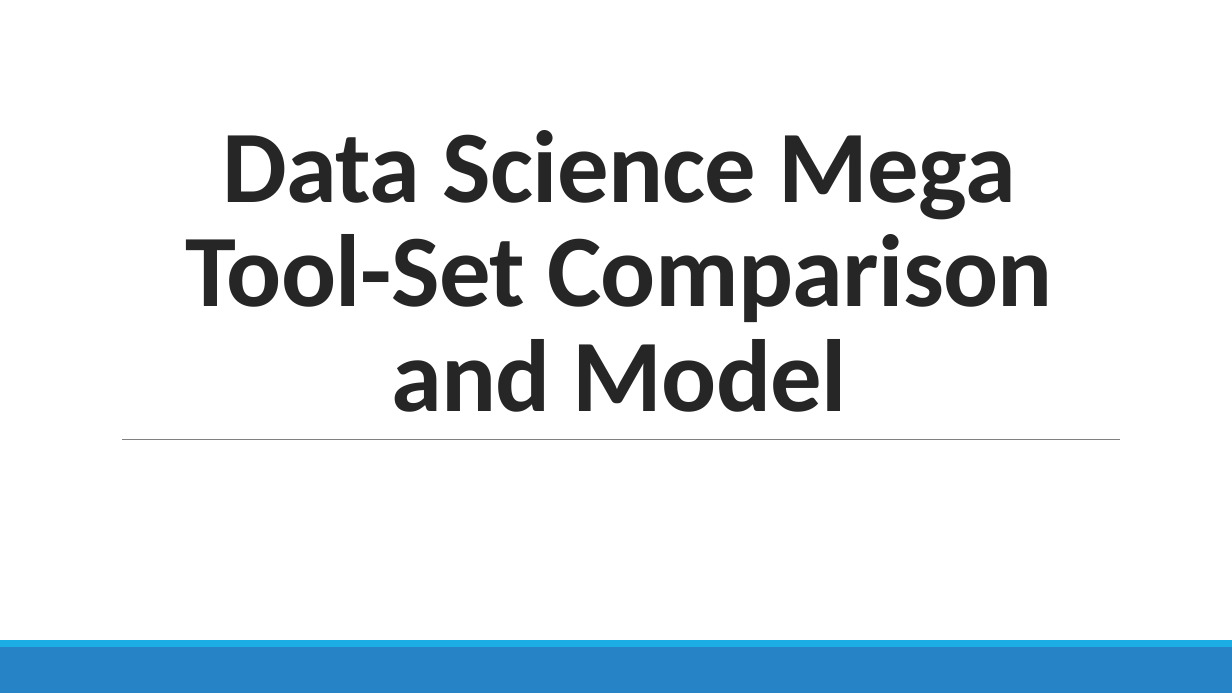
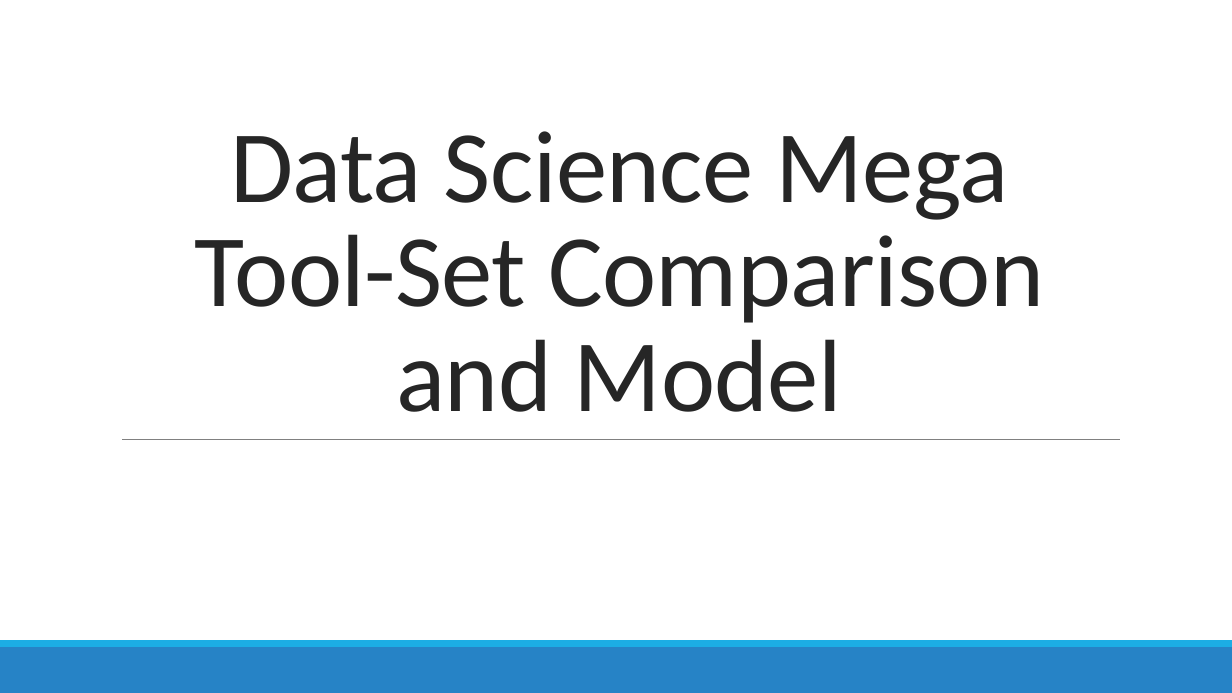
Before and after one commit to DistributedSystems-Fall2018-NEDUET/project-dist_sys, a slide deck: slide 1 of Project Interim Submission/Generic DS Framework.pptx. Drawn at 1232x693 pixels with LibreOffice and Linux fonts; fonts in the diff are those of the drawing. Boxes give left, top, right and bottom in pixels: in the first picture for what was removed or moved away, otherwise in the second. Text is boxed around its words. In the diff, an @@ line names an element or a change of style, - is before the commit and + after.

```diff
--- a/Project Interim Submission/Generic DS Framework.pptx
+++ b/Project Interim Submission/Generic DS Framework.pptx
@@ title "Data Science Mega Tool-Set Comparison ..." at box(195, 131, 1044, 412): bold off @@
```
Also in this commit, not shown: 2 other slides changed.
